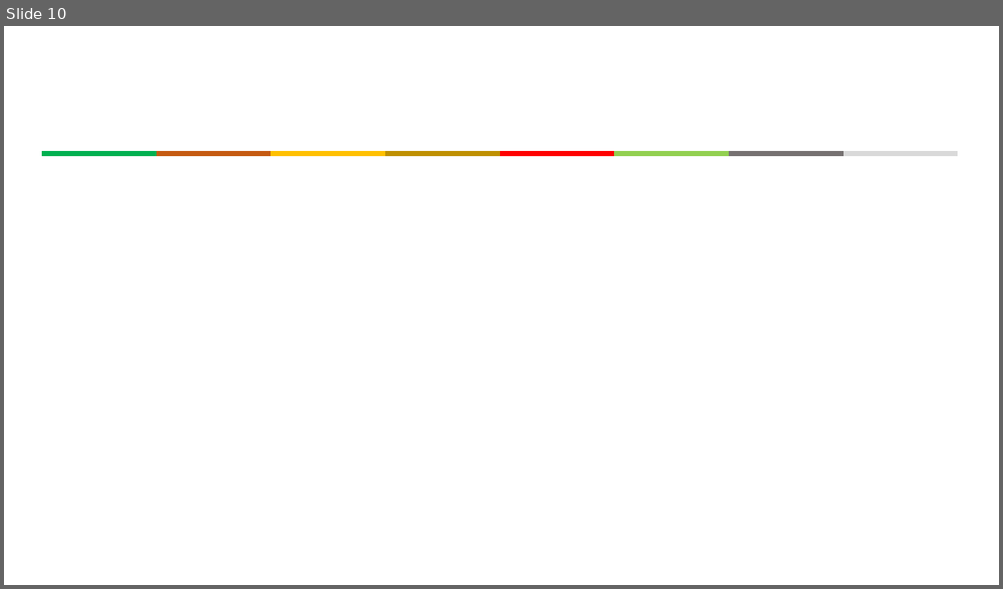
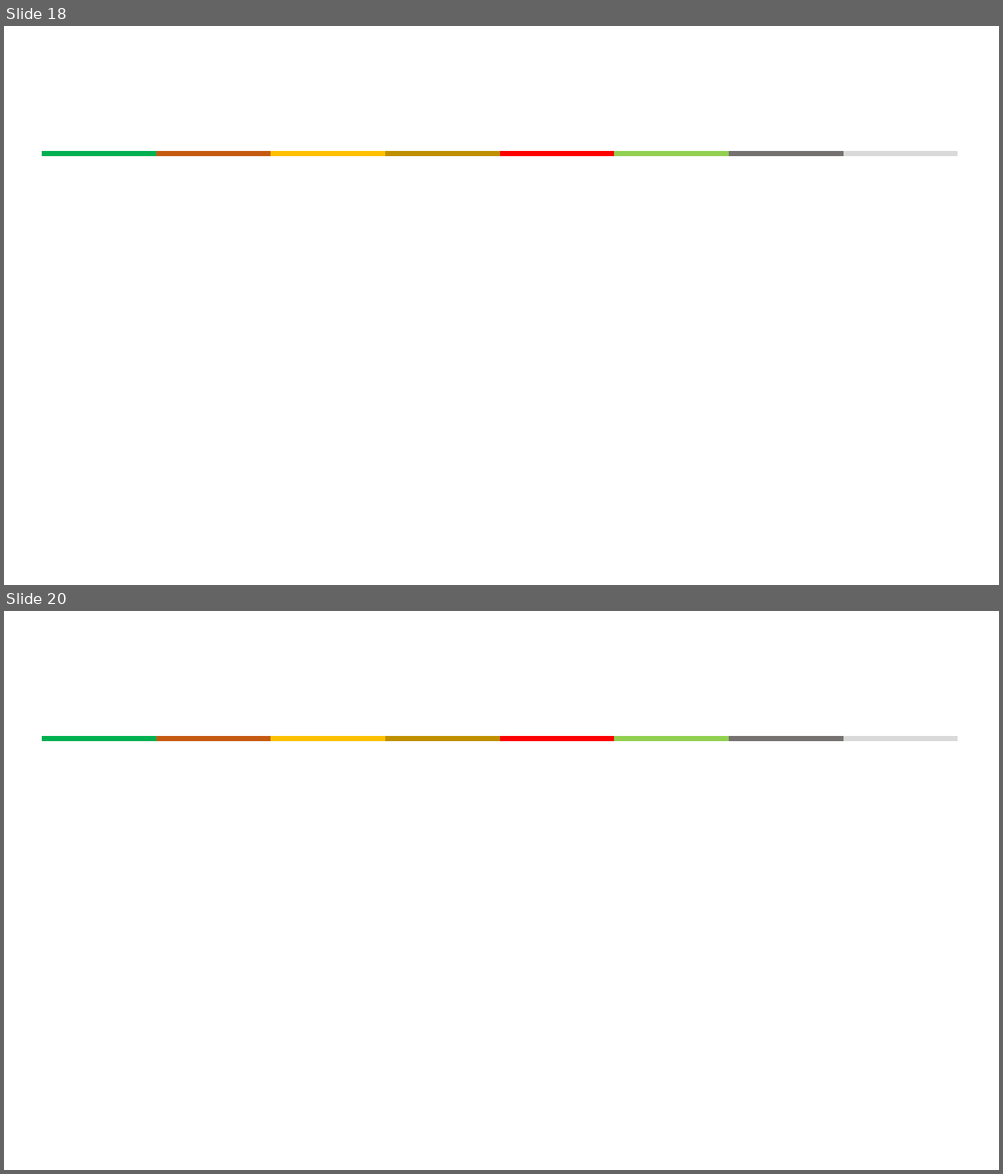
Before and after one commit to kig2929kig/minetest, a slide deck: Minetest와 함께하는 프로그래밍 입문.pptx. Shown one above the other, each under a label of ours: slide 10 before the commit, slides 18 and 20 after it; the slides between them are not shown. The pictures are 1003x589 and 1003x1174 pixels, drawn with LibreOffice and Linux fonts; fonts in the diff are those of the drawing. Boxes give left, top, right and bottom in pixels: in the first picture for what was removed or moved away, otherwise in the second. Text is boxed around its words. In the diff, an @@ line names an element or a change of style, - is before the commit and + after.

```diff
--- a/Minetest와 함께하는 프로그래밍 입문.pptx
+++ b/Minetest와 함께하는 프로그래밍 입문.pptx
@@ slide 20 added at (4,611,999,1170), background #FFFFFF @@
@@ line added from (42, 738) to (156, 738), #00B050 4.5 pt @@
@@ line added from (156, 738) to (271, 738), #C55A11 4.5 pt @@
@@ line added from (271, 738) to (385, 738), #FFC000 4.5 pt @@
@@ line added from (385, 738) to (499, 738), #BF9000 4.5 pt @@
@@ line added from (499, 738) to (614, 738), #FF0000 4.5 pt @@
@@ line added from (614, 738) to (728, 738), #92D050 4.5 pt @@
@@ line added from (728, 738) to (843, 738), #767171 4.5 pt @@
@@ line added from (843, 738) to (958, 738), #D9D9D9 4.5 pt @@
@@ what was slide 10 is now slide 18 @@
```
Also in this commit, not shown: 15 other slides added.
